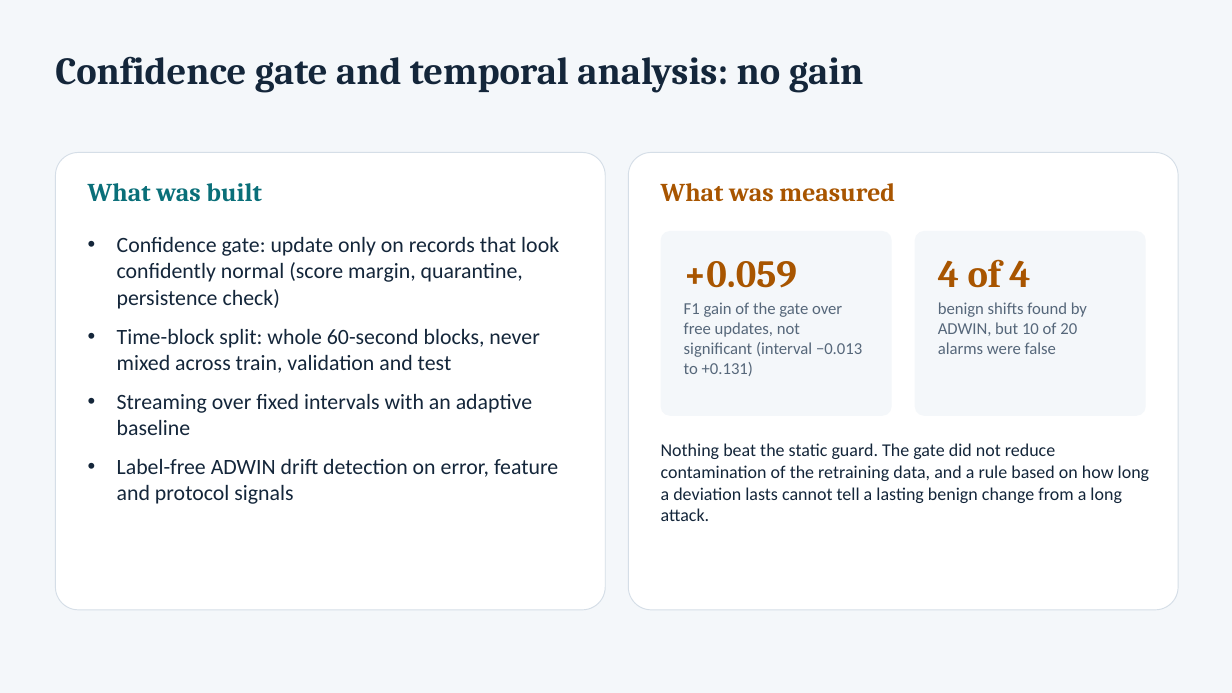
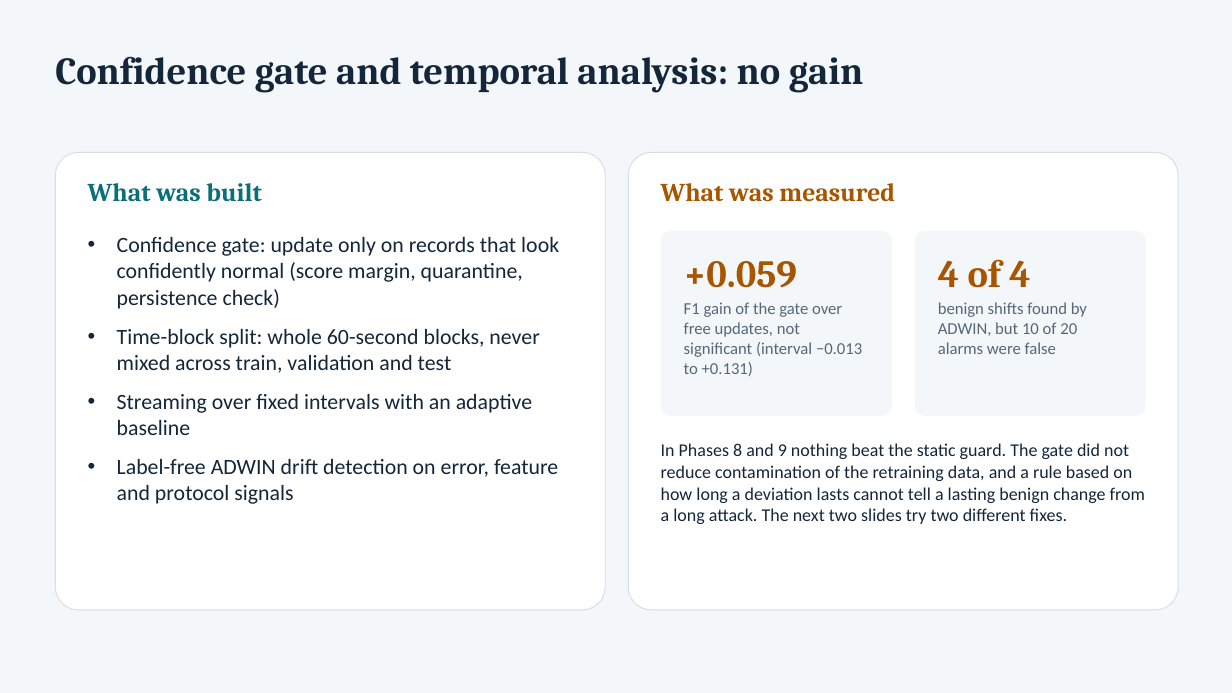
Before and after one commit to vinay991-code/cicids2018-autoencoder-ids, a slide deck: slide 8 of flood-review/cicids2018-ae/reports/CICIDS2018_Presentation.pptx. Drawn at 1232x693 pixels with LibreOffice and Linux fonts; fonts in the diff are those of the drawing. Boxes give left, top, right and bottom in pixels: in the first picture for what was removed or moved away, otherwise in the second. Text is boxed around its words. In the diff, an @@ line names an element or a change of style, - is before the commit and + after.

```diff
--- a/flood-review/cicids2018-ae/reports/CICIDS2018_Presentation.pptx
+++ b/flood-review/cicids2018-ae/reports/CICIDS2018_Presentation.pptx
@@ text at <box>661,443,1145,524</box>: text changed @@
-Nothing beat the static guard. The gate did not reduce contamination of the retraining data, and a rule based on how long a deviation lasts cannot tell a lasting benign change from a long attack.
+In Phases 8 and 9 nothing beat the static guard. The gate did not reduce contamination of the retraining data, and a rule based on how long a deviation lasts cannot tell a lasting benign change from a long attack. The next two slides try two different fixes.
```
Also in this commit, not shown: 3 other slides changed, 2 slides added.
